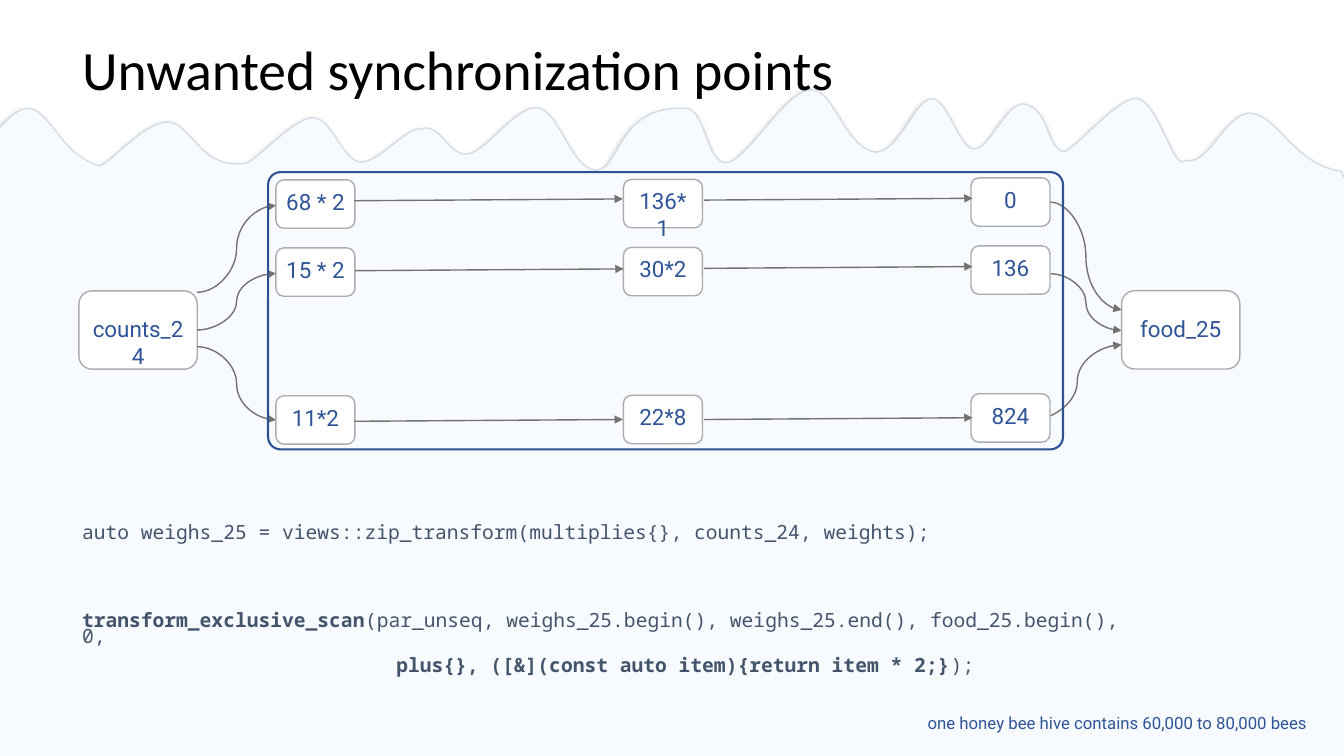
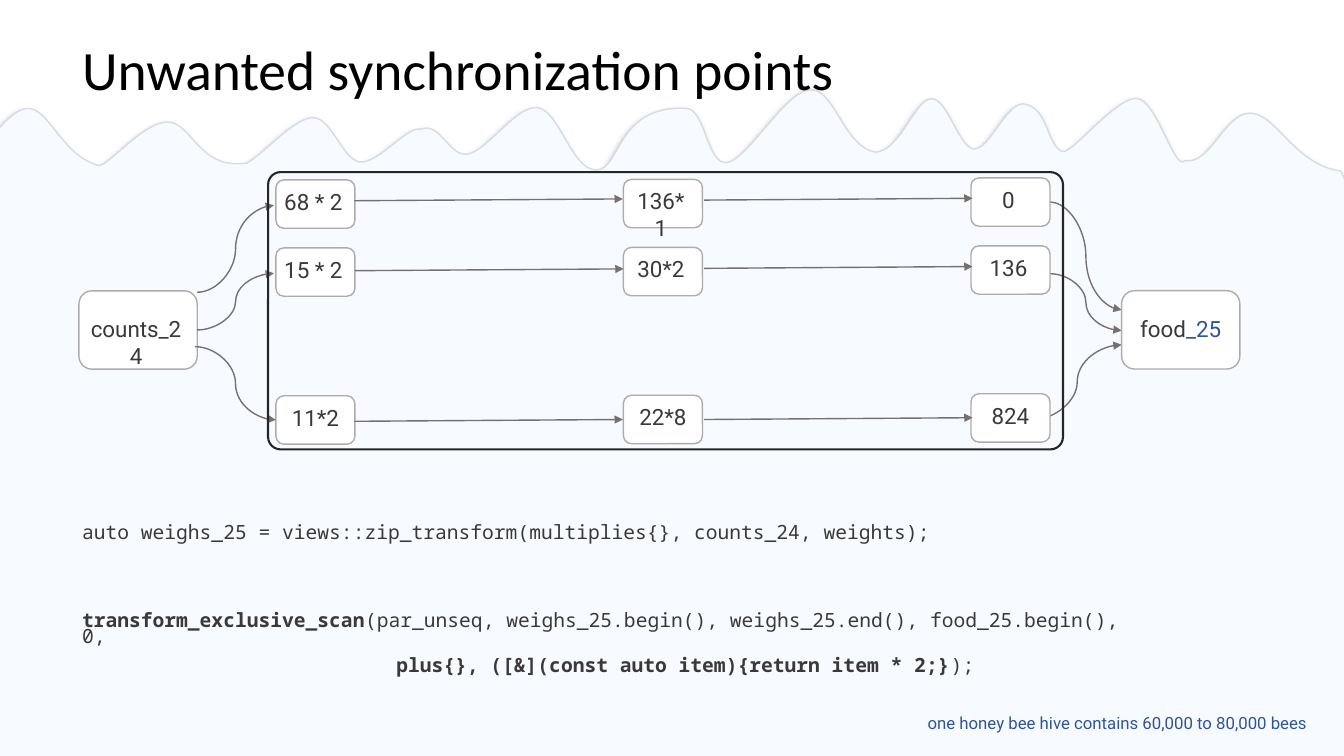
Before and after one commit to EmptySquareBubble/StoriesFromAParallelUniverse-, a slide deck: slide 30 of stories_from_a_paralel_universe.pptx. Drawn at 1344x756 pixels with LibreOffice and Linux fonts; fonts in the diff are those of the drawing. Boxes give left, top, right and bottom in pixels: in the first picture for what was removed or moved away, otherwise in the second. Text is boxed around its words. In the diff, an @@ line names an element or a change of style, - is before the commit and + after.

Commit message:
formatting

```diff
--- a/stories_from_a_paralel_universe.pptx
+++ b/stories_from_a_paralel_universe.pptx
@@ rounded rectangle at box(268, 172, 1064, 450): outline #2D5193 1.5 pt to #262626 1.5 pt @@
@@ curved arrow (198, 292) - (274, 206): route changed @@
@@ text colour #2F5597 to #3B3838 in 10 elements at box(992, 408, 1030, 424), box(292, 410, 339, 426), box(639, 409, 686, 425), box(91, 321, 182, 339), box(637, 193, 684, 236), box(637, 261, 684, 277), box(1002, 192, 1015, 208), box(990, 260, 1028, 276), box(284, 194, 343, 210), box(284, 262, 343, 278) @@
@@ curved arrow (198, 330) - (274, 273): route changed @@
@@ text "food_25" at box(1140, 320, 1221, 339): text colour #2F5597 to #3B3838 in "food_25" @@
@@ curved arrow (196, 347) - (276, 420): route changed @@
@@ text "auto weighs_25 = views::zip_transform(multiplies{}, counts_2 ..." at box(82, 524, 1000, 677): text colour #44546A to #3B3838 @@
```
Also in this commit, not shown: 27 other slides changed, 1 slide added.
